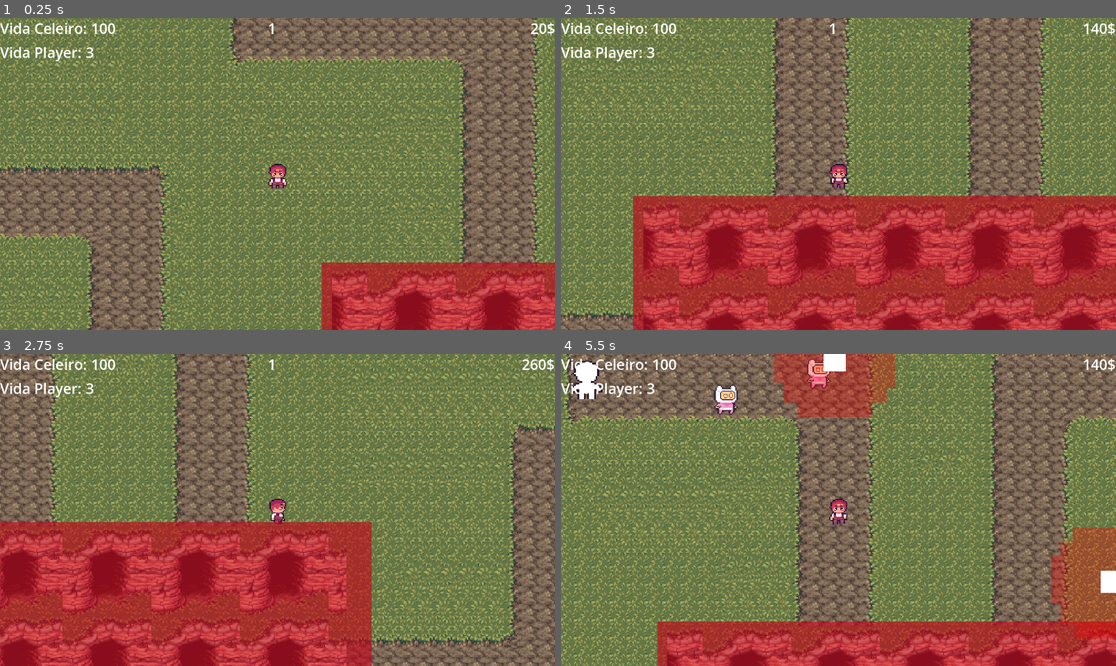
Above: before the commit, frames 1-4 (two rows, left to right).
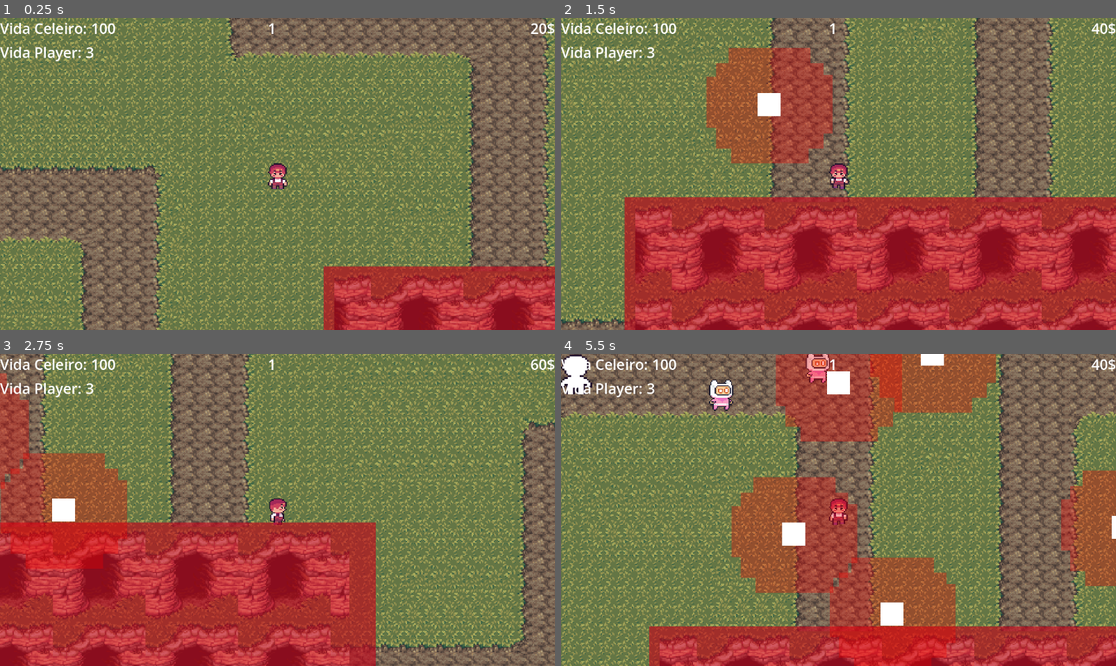
Above: after the commit, the same moments.

Repository: udagla5/UaiFO
Game: Godot game, scene res://scenes/teste_torre.tscn
The game is run twice, just before and just after one commit, with the same random seed, the same clock (stepped at 60 frames per second) and the same inputs. This scene is started directly instead of the project's main scene.
Inputs:
- Up to frame 1 (0.25 s): no input
- Up to frame 2 (1.5 s): tap Enter (ui_accept) at 0.5, 0.6, 0.77, 1.07, 1.35 s; hold Right (ui_right) 0.53-1.28 s; hold Down (ui_down) from 1.28 s (still down)
- Up to frame 3 (2.75 s): tap Enter (ui_accept) at 1.52, 1.82, 2.1 s; release Down (ui_down) at 2.03 s; hold Right (ui_right) from 2.03 s (still down)
- Up to frame 4 (5.5 s): release Right (ui_right) at 2.78 s; hold Up (ui_up) 2.78-3.53 s; tap Enter (ui_accept) at 2.85, 3.02, 3.32, 3.6, 3.77, 4.07, 4.35, 4.52, 4.82, 5.1 s; hold Left (ui_left) 3.53-5.03 s; hold Down (ui_down) from 5.03 s (still down)

The runs differ from the first frame. In frame 1, 48% of the frame differs, in the area x 0-100%, y 0-100%; in frame 2, 46%; in frame 3, 47%; in frame 4, 59%.

Commit message:
feat: sistema de TowerStats resource com germinação, tempo de vida e stats variáveis por planta

Diff:
--- a/resources/alien_1.tres
+++ b/resources/alien_1.tres
@@ -5,6 +5,7 @@
 [resource]
 script = ExtResource("1_y4h6k")
 speed = 70.0
+recompensa = 15
 min_walk_time = 2.0
 max_walk_time = 5.0
 min_pause_time = 0.0
--- a/resources/alien_2.tres
+++ b/resources/alien_2.tres
@@ -7,6 +7,8 @@
 vida = 10
 speed = 40.0
 dano_celeiro = 30
+recompensa = 100
+min_walk_time = 5.0
 min_pause_time = 5.0
 max_pause_time = 5.1
 tamanho = 1.5
--- /dev/null
+++ b/resources/planta_1.tres
@@ -0,0 +1,8 @@
+[gd_resource type="Resource" script_class="TowerStats" format=3 uid="uid://c0kdy5s3qlksn"]
+
+[ext_resource type="Script" uid="uid://dqnqk4qutwwgo" path="res://scripts/TowerStats.gd" id="1_3awxq"]
+
+[resource]
+script = ExtResource("1_3awxq")
+preco = 100
+alcance = 20.0
--- a/scenes/player.tscn
+++ b/scenes/player.tscn
@@ -310,7 +310,7 @@
 shape = SubResource("RectangleShape2D_dqkch")
 
 [node name="Camera2D" type="Camera2D" parent="." unique_id=1208047534]
-zoom = Vector2(2.3, 2.3)
+zoom = Vector2(2.4, 2.4)
 limit_left = 0
 limit_top = 0
 limit_right = 1152
--- a/scenes/tower.tscn
+++ b/scenes/tower.tscn
@@ -1,12 +1,14 @@
 [gd_scene format=3 uid="uid://cll1iofu1v8vg"]
 
-[ext_resource type="Script" uid="uid://bmx7eblq3i1xb" path="res://scripts/tower.gd" id="1_ay4al"]
+[ext_resource type="Script" uid="uid://bg1fx66gag8od" path="res://scripts/tower.gd" id="1_ay4al"]
 [ext_resource type="PackedScene" uid="uid://ta367eydp7ff" path="res://scenes/bullet.tscn" id="2_ktxwe"]
+[ext_resource type="Resource" uid="uid://c0kdy5s3qlksn" path="res://resources/planta_1.tres" id="2_qrbg1"]
 
 [sub_resource type="CircleShape2D" id="CircleShape2D_qrbg1"]
 
 [node name="tower" type="Node2D" unique_id=1997529433]
 script = ExtResource("1_ay4al")
+stats = ExtResource("2_qrbg1")
 bullet_scene = ExtResource("2_ktxwe")
 
 [node name="Area2D" type="Area2D" parent="." unique_id=1306220715]
--- /dev/null
+++ b/scripts/TowerStats.gd
@@ -0,0 +1,10 @@
+extends Resource
+class_name TowerStats
+
+@export var preco: int = 200
+@export var dano_bala: int = 1
+@export var velocidade_bala: float = 400.0
+@export var cadencia: float = 1.0
+@export var alcance: float = 100.0
+@export var tempo_germinacao: float = 2.0
+@export var tempo_vida: float = 15.0
--- a/scripts/bullet.gd
+++ b/scripts/bullet.gd
@@ -2,9 +2,12 @@
 
 var target: Node2D
 var speed: float = 400.0
+var dano: int = 1
 
-func set_target(alvo_recebido: Node2D) -> void:
-	target = alvo_recebido
+func setup(alvo: Node2D, _dano: int, _speed: float) -> void:
+	target = alvo
+	dano = _dano
+	speed = _speed
 
 func _process(delta: float) -> void:
 	if is_instance_valid(target):
@@ -17,8 +20,7 @@
 func _on_body_entered(body: Node2D) -> void:
 	if body == target:
 		if body.has_method("take_damage"):
-			body.take_damage(1)
+			body.take_damage(dano)
 		else:
 			body.queue_free()
-
 		queue_free()
--- a/scripts/player.gd
+++ b/scripts/player.gd
@@ -36,14 +36,14 @@
 	move_and_slide()
 
 	if Input.is_action_just_pressed("ui_accept"):
-		print("espaço foi apertado!!!")
-		if GameController.dinheiro_atual > 200:
-			print("dinheiro maior que 200")
-			place_tower()
-			GameController.diminui_dinheiro(200)
+		place_tower()
 
 func place_tower() -> void:
 	if tower_scene != null:
 		var new_tower = tower_scene.instantiate()
-		get_parent().add_child(new_tower)
-		new_tower.global_position = global_position
+		if GameController.dinheiro_atual >= new_tower.stats.preco:
+			get_parent().add_child(new_tower)
+			new_tower.global_position = global_position
+			GameController.diminui_dinheiro(new_tower.stats.preco)
+		else:
+			new_tower.free()
--- a/scripts/tower.gd
+++ b/scripts/tower.gd
@@ -1,8 +1,39 @@
 extends Node2D
 
+@export var stats: TowerStats
 @export var bullet_scene: PackedScene
+@export var seed_sprite: Sprite2D
+@export var plant_node: Node2D
 
 var enemies_in_range: Array = []
+
+func _ready():
+	var shape = $Area2D/CollisionShape2D.shape.duplicate()
+	shape.radius = stats.alcance
+	$Area2D/CollisionShape2D.shape = shape
+
+	$Timer.wait_time = stats.cadencia
+	$Timer.stop()
+	_fase_germinacao()
+
+func _fase_germinacao():
+	if seed_sprite:
+		seed_sprite.visible = true
+		seed_sprite.scale = Vector2(0.5, 0.5)
+		seed_sprite.modulate.a = 0.5
+	if plant_node:
+		plant_node.visible = false
+	await get_tree().create_timer(stats.tempo_germinacao).timeout
+	_fase_ativa()
+
+func _fase_ativa():
+	if seed_sprite:
+		seed_sprite.visible = false
+	if plant_node:
+		plant_node.visible = true
+	$Timer.start()
+	await get_tree().create_timer(stats.tempo_vida).timeout
+	queue_free()
 
 func _on_area_2d_body_entered(body: Node2D) -> void:
 	if body.is_in_group("enemy"):
@@ -14,7 +45,6 @@
 
 func _on_timer_timeout() -> void:
 	enemies_in_range = enemies_in_range.filter(func(enemy): return is_instance_valid(enemy))
-
 	if enemies_in_range.size() > 0:
 		shoot(enemies_in_range[0])
 
@@ -23,4 +53,4 @@
 		var bala = bullet_scene.instantiate()
 		get_parent().add_child(bala)
 		bala.global_position = global_position
-		bala.set_target(alvo)
+		bala.setup(alvo, stats.dano_bala, stats.velocidade_bala)
Not shown, added: scripts/TowerStats.gd.uid
